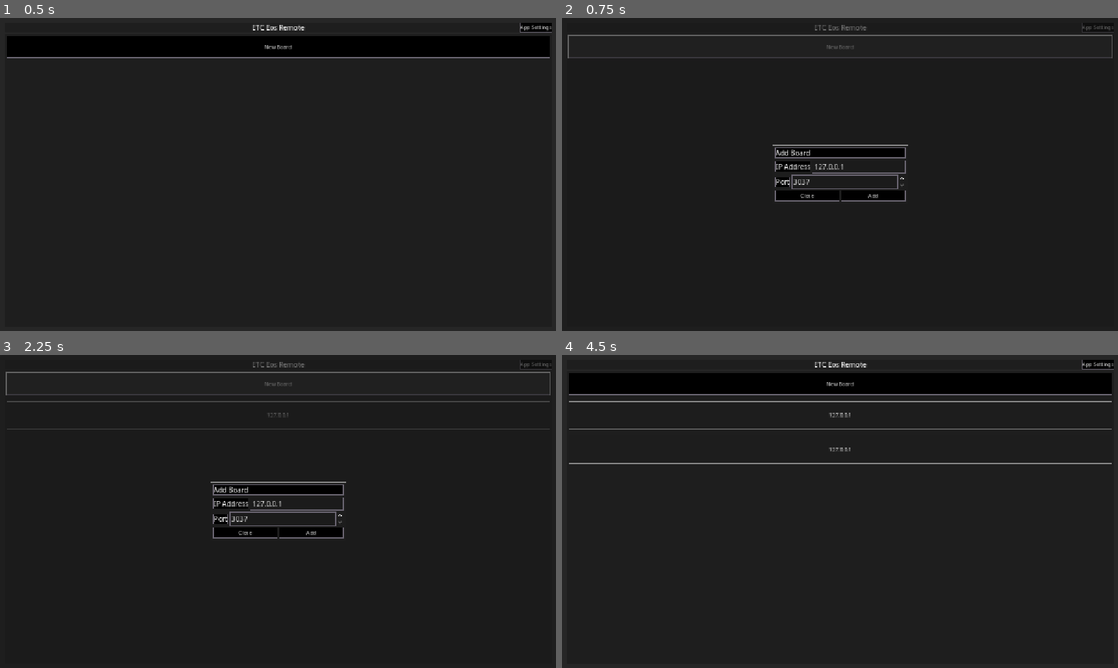
Above: before the commit, frames 1-4 (two rows, left to right).
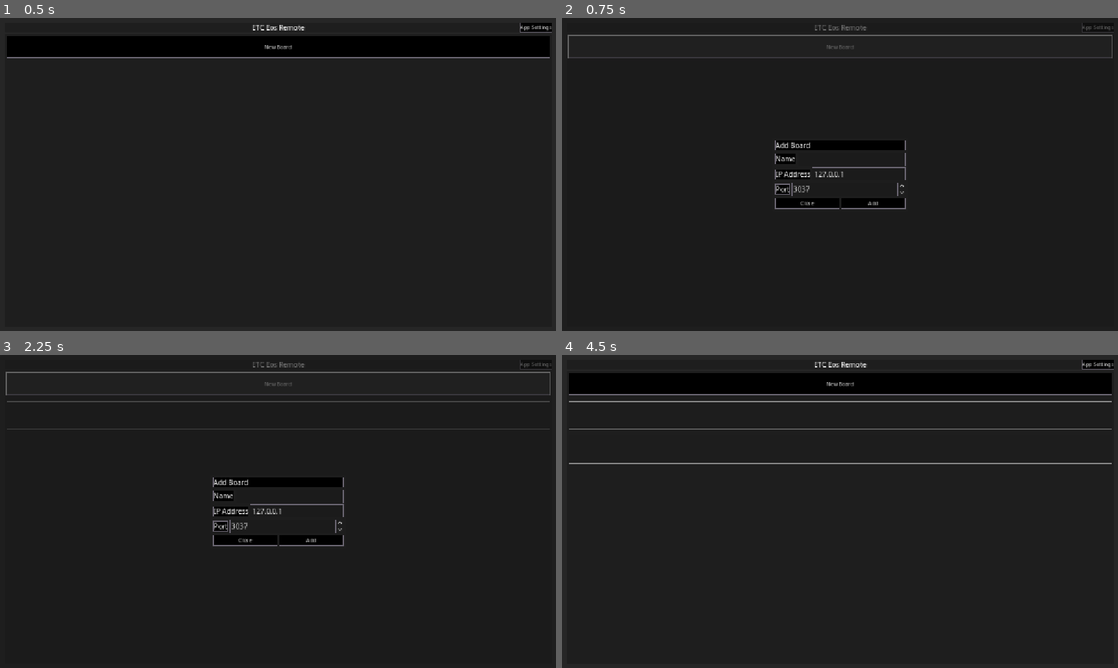
Above: after the commit, the same moments.

Repository: CoffeeCoder1/etc-eos-remote
Game: Godot game, scene res://scenes/main/main.tscn
Two runs of this game, one before a commit and one after it. Both use one fixed random seed, a clock stepped at 60 frames per second and the inputs below.
Inputs (mouse positions are in pixels of both pictures, inside the frame that each line leads up to):
- Up to frame 1 (0.5 s): no input
- Up to frame 2 (0.75 s): click "New Board" at 0.5 s
- Up to frame 3 (2.25 s): click "Add" at 1.25 s; click "New Board" at 2 s
- Up to frame 4 (4.5 s): click (840, 414) at 2.75 s; click (840, 414) at 3.5 s; click "Add" at 4.25 s

Frame 1 is identical in both runs. In frame 2, 3.0% of the frame differs, in the area x 37-63%, y 39-62%; in frame 3, 3.0%, in the area x 37-63%, y 18-62%; in frame 4, less than 0.1%.

Commit message:
Add custom board names
Add a field to enter a custom name to be displayed in the board list.

Diff:
--- a/scenes/elements/board_button/board_button.gd
+++ b/scenes/elements/board_button/board_button.gd
@@ -13,7 +13,7 @@
 
 
 func set_board(board: BoardSettings) -> void:
-	button.text = board.get_ip_address()
+	button.text = board.get_board_name()
 
 
 func _on_button_gui_input(event: InputEvent) -> void:
--- a/scenes/menu/new_board_menu/new_board_menu.gd
+++ b/scenes/menu/new_board_menu/new_board_menu.gd
@@ -8,6 +8,7 @@
 ## Emitted when a board is created and should be added to the list.
 signal create_board(board: BoardSettings)
 
+@onready var name_edit: LineEdit = %NameEdit
 @onready var ip_address_edit: LineEdit = %IPAddressEdit
 @onready var port_edit: SpinBox = %PortEdit
 
@@ -24,6 +25,7 @@
 
 func _on_create_button_pressed() -> void:
 	var board := BoardSettings.new()
+	board.set_board_name(name_edit.text)
 	board.set_ip_address(ip_address_edit.text)
 	board.set_port(port_edit.value)
 	create_board.emit(board)
--- a/scenes/menu/new_board_menu/new_board_menu.tscn
+++ b/scenes/menu/new_board_menu/new_board_menu.tscn
@@ -21,6 +21,18 @@
 [node name="Label" type="Label" parent="MarginContainer/VBoxContainer"]
 layout_mode = 2
 text = "Add Board"
+
+[node name="NameContainer" type="HBoxContainer" parent="MarginContainer/VBoxContainer"]
+layout_mode = 2
+
+[node name="NameLabel" type="Label" parent="MarginContainer/VBoxContainer/NameContainer"]
+layout_mode = 2
+text = "Name"
+
+[node name="NameEdit" type="LineEdit" parent="MarginContainer/VBoxContainer/NameContainer"]
+unique_name_in_owner = true
+layout_mode = 2
+size_flags_horizontal = 3
 
 [node name="IPAddressContainer" type="HBoxContainer" parent="MarginContainer/VBoxContainer"]
 layout_mode = 2
--- a/scenes/settings/board_settings.gd
+++ b/scenes/settings/board_settings.gd
@@ -1,5 +1,7 @@
 class_name BoardSettings extends Resource
 
+## The name to display for the board.
+@export var board_name: String
 ## IP address of the board to connect to.
 @export var ip_address: String = "127.0.0.1":
 	set(new_ip_address):
@@ -11,10 +13,20 @@
 		port_set.emit(new_port)
 		port = new_port
 
+## Emitted when a new name is set.
+signal name_set(name: String)
 ## Emitted when a new IP address is set.
 signal ip_address_set(address: String)
 ## Emitted when a new port is set.
 signal port_set(port: int)
+
+
+func get_board_name() -> String:
+	return board_name
+
+
+func set_board_name(new_board_name: String) -> void:
+	board_name = new_board_name
 
 
 func get_ip_address() -> String:
